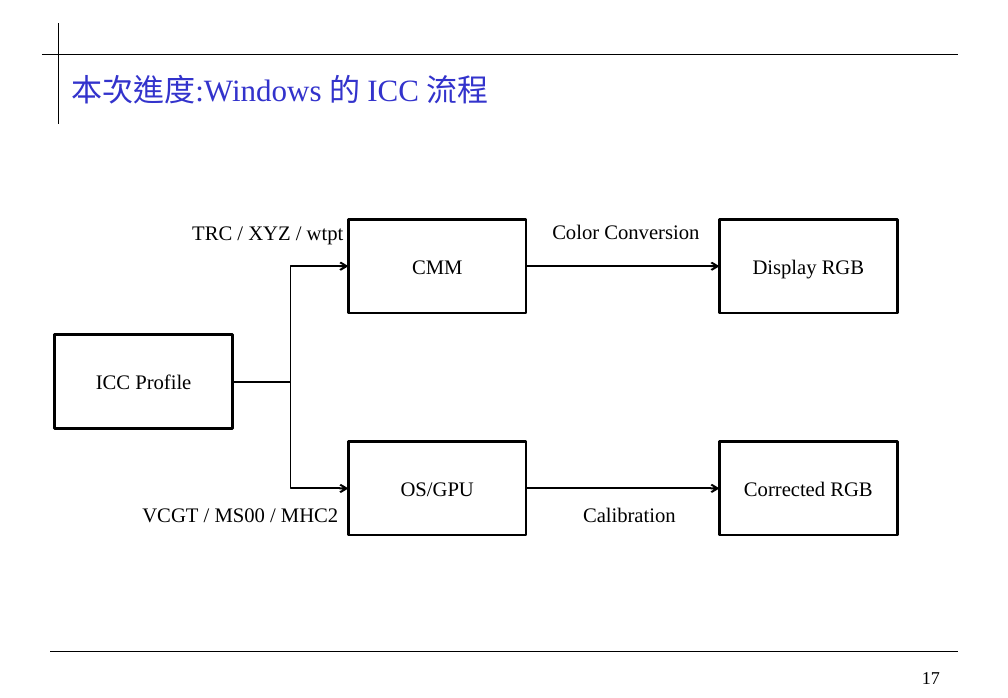
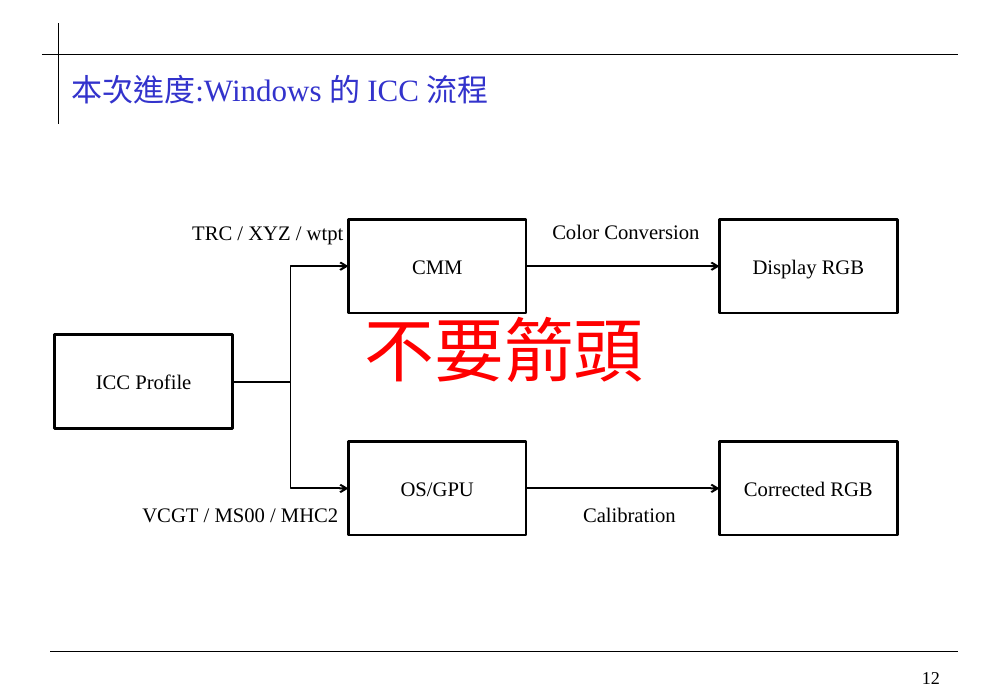
Before and after one commit to 0ilasis0/home, a slide deck: slide 12 of ICCPROFILE_0920.pptx (slide 17 before the commit). Drawn at 1008x698 pixels with LibreOffice and Linux fonts; fonts in the diff are those of the drawing; background and template pictures are left out. Boxes give left, top, right and bottom in pixels: in the first picture for what was removed or moved away, otherwise in the second. Text is boxed around its words. In the diff, an @@ line names an element or a change of style, - is before the commit and + after.

```diff
--- a/ICCPROFILE_0920.pptx
+++ b/ICCPROFILE_0920.pptx
@@ text added at [364,306,643,382], 54 pt, text #FF0000 @@
+不要箭頭
@@ page number at [922,672,940,684]: text changed @@
-17
+12
```
Also in this commit, not shown: 9 other slides changed, 2 slides removed.
